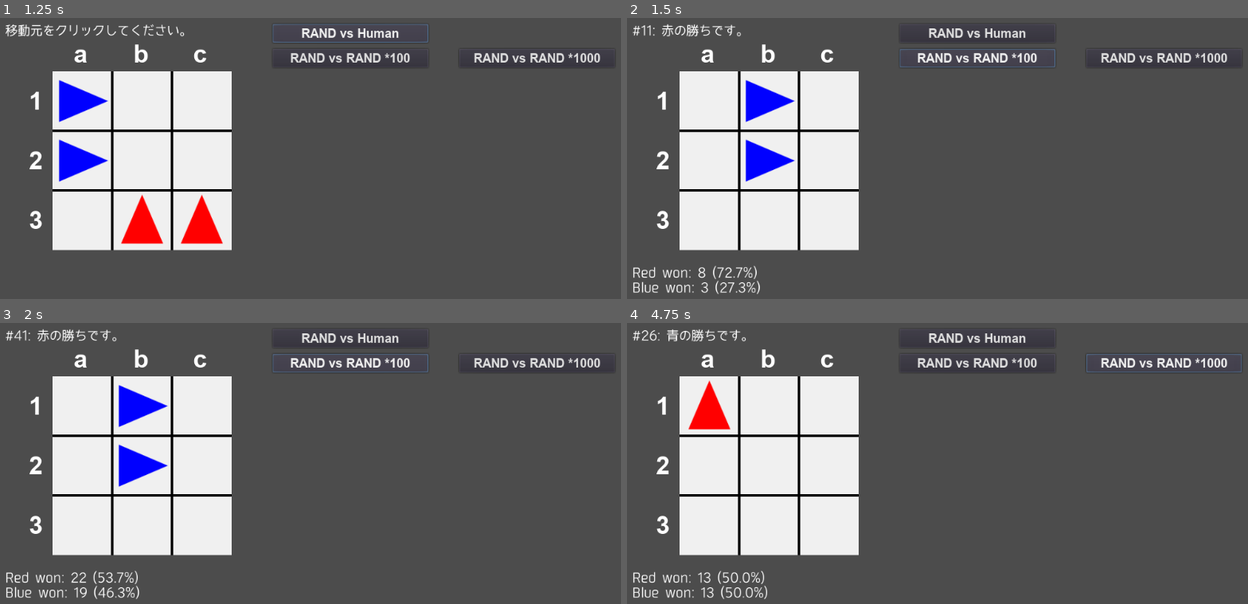
Above: before the commit, frames 1-4 (two rows, left to right).
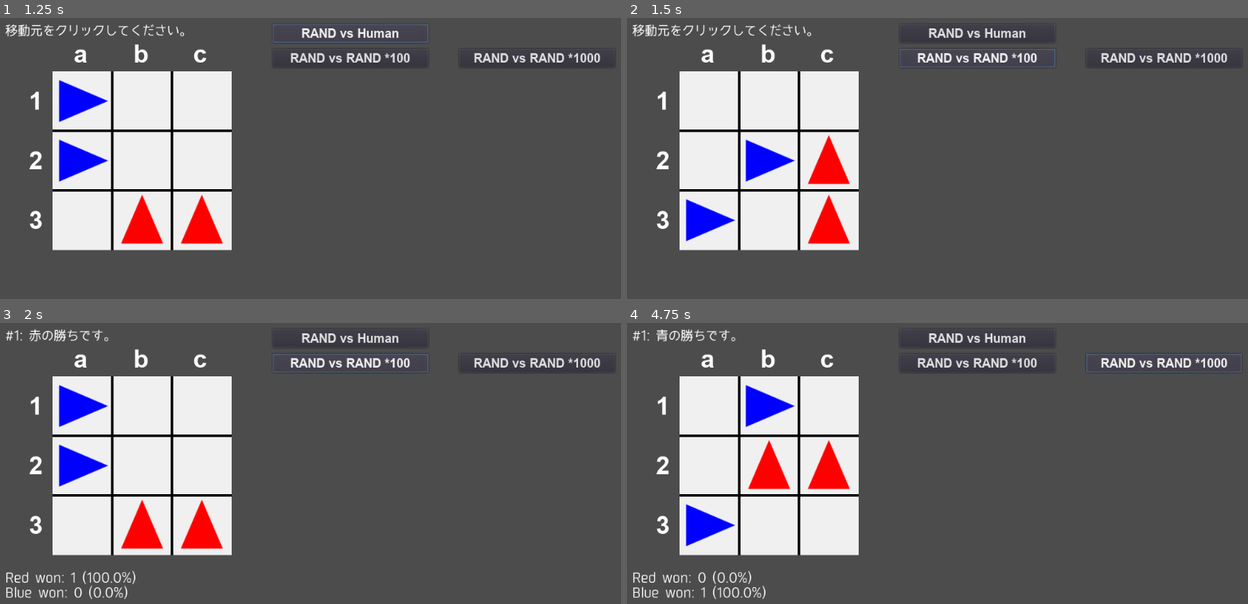
Above: after the commit, the same moments.

Repository: vivisuke/Dodgem
Game: Godot game, scene res://MainScene.tscn
Same seed, same stepped clock (60 frames per second), same inputs: the game is played once before the commit and once after it.
Inputs:
- Up to frame 1 (1.25 s): click "RAND vs Human" at 0.5 s
- Up to frame 2 (1.5 s): click "RAND vs RAND *100" at 1.25 s
- Up to frame 3 (2 s): no input
- Up to frame 4 (4.75 s): click "RAND vs RAND *1000" at 2 s; click "RAND vs Human" at 2.75 s; click "RAND vs RAND *100" at 3.5 s; click "RAND vs RAND *1000" at 4.25 s

Frame 1 is identical in both runs. In frame 2, 3.6% of the frame differs, in the area x 0-36%, y 2-99%; in frame 3, 4.6%, in the area x 2-36%, y 2-99%; in frame 4, 4.0%.

Commit message:
0020 ◎ C 11/06 11/07 0.001│問題│各石数が正しくカウントされていない？

Diff:
--- a/Dodgem/MainScene.gd
+++ b/Dodgem/MainScene.gd
@@ -61,7 +61,36 @@
 	for y in range(N_VERT+1):
 		for x in range(N_HORZ):
 			$Board/CursorTileMap.set_cell(x, y-1, TILE_NONE)
-
+# 必ず左下原点から、赤番なら右・上の順、青番なら上・右の順にスキャン
+func get_key(nx):
+	var mask = 1<<8
+	var bitsR = 0
+	var bitsB = 0
+	if nx == TILE_RED:
+		for y in range(2, -1, -1):
+			for x in range(N_HORZ):
+				if $Board/TileMap.get_cell(x, y) == TILE_RED: bitsR |= mask
+				elif $Board/TileMap.get_cell(x, y) == TILE_BLUE: bitsB |= mask
+				mask >>= 1
+		return [bitsR, bitsB]
+	else:
+		for x in range(N_HORZ):
+			for y in range(2, -1, -1):
+				if $Board/TileMap.get_cell(x, y) == TILE_RED: bitsR |= mask
+				elif $Board/TileMap.get_cell(x, y) == TILE_BLUE: bitsB |= mask
+				mask >>= 1
+		return [bitsB, bitsR]
+func check_pieces_count():
+	var nr = 0
+	var nb = 0
+	for y in range(N_VERT):
+		for x in range(N_HORZ):
+			if $Board/TileMap.get_cell(x, y) == TILE_RED: nr += 1
+			elif $Board/TileMap.get_cell(x, y) == TILE_BLUE: nb += 1
+	#return [nr, nb]
+	if nr != nRed || nb != nBlue:
+		print(get_key(next))
+		assert( nr == nRed && nb == nBlue )
 func _input(event):
 	if event is InputEventMouseButton && event.is_pressed():
 		#if next == TILE_BLUE: return
@@ -144,7 +173,13 @@
 func moveRandom(nx) -> bool:		# nx: TILE_BLUE or TILE_RED, return: ゲーム終了？
 	var mvs = get_blue_moves() if nx == TILE_BLUE else get_red_moves()
 	if mvs.empty():
+		check_pieces_count()
+		print("nRed = ", nRed, ", nBlue = ", nBlue)
 		print(("red" if nx == TILE_RED else "blue"), " can't move")
+		#print(get_key(nx))
+		var t = get_key(nx)
+		print("%d %d" % t)
+		var mvs2 = get_blue_moves() if nx == TILE_BLUE else get_red_moves()
 		gameOver(nx)	# 着手不可の場合は、その手番の勝ち
 		return true
 	var mv : Array	#
@@ -181,19 +216,34 @@
 			else:
 				$MessLabel.text = "移動先をクリックしてください。"
 	elif mode == MODE_RAND_RAND:
-		init_board()
-		while true:
+		if true:	# 1手/毎フレーム
 			var go = moveRandom(next)
+			check_pieces_count()
 			if go:
 				nEpisodeRest -= 1
 				if nEpisodeRest <= 0:
 					mode = MODE_INIT
 				else:
-					#init_board()
+					init_board()
 					next = TILE_RED		# 常に赤が先手
-				break
 			else:
 				next = (TILE_BLUE + TILE_RED) - next
+		else:		# 1局/毎フレーム
+			init_board()
+			check_pieces_count()
+			while true:
+				var go = moveRandom(next)
+				check_pieces_count()
+				if go:
+					nEpisodeRest -= 1
+					if nEpisodeRest <= 0:
+						mode = MODE_INIT
+					else:
+						#init_board()
+						next = TILE_RED		# 常に赤が先手
+					break
+				else:
+					next = (TILE_BLUE + TILE_RED) - next
 
 func _on_RxHUM_Button_pressed():
 	if mode == MODE_RAND_HUMAN: return
Not shown, changed: Dodgem.spr
